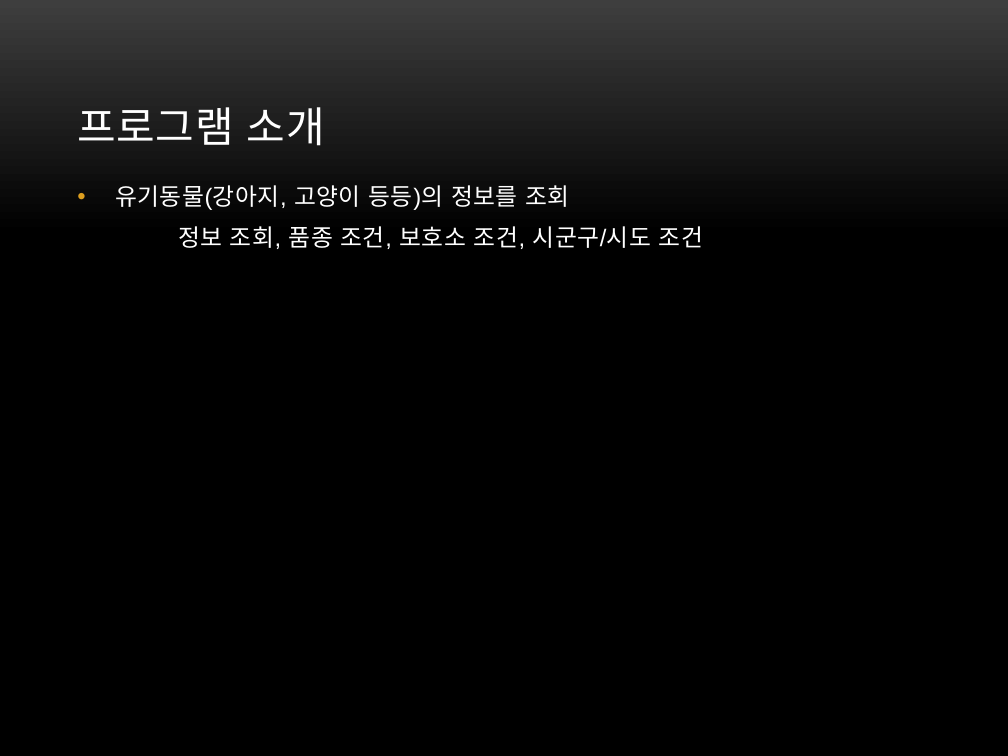
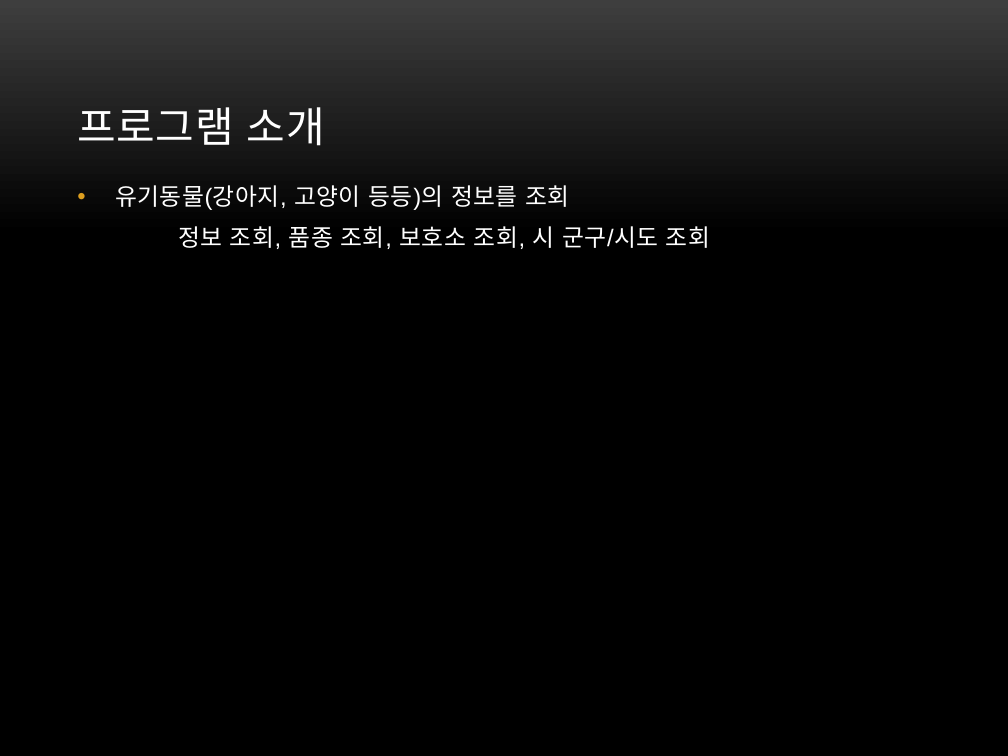
Before and after one commit to mminionss/script-language, a slide deck: slide 3 of 스크립트언어 팀플.pptx. Drawn at 1008x756 pixels with LibreOffice and Linux fonts; fonts in the diff are those of the drawing; background and template pictures are left out. Boxes give left, top, right and bottom in pixels: in the first picture for what was removed or moved away, otherwise in the second. Text is boxed around its words. In the diff, an @@ line names an element or a change of style, - is before the commit and + after.

```diff
--- a/스크립트언어 팀플.pptx
+++ b/스크립트언어 팀플.pptx
@@ text at box(178, 226, 710, 249): text changed @@
-정보 조회, 품종 조건, 보호소 조건, 시군구/시도 조건
+정보 조회, 품종 조회, 보호소 조회, 시 군구/시도 조회
```
Also in this commit, not shown: 2 other slides changed, 1 slide added.
